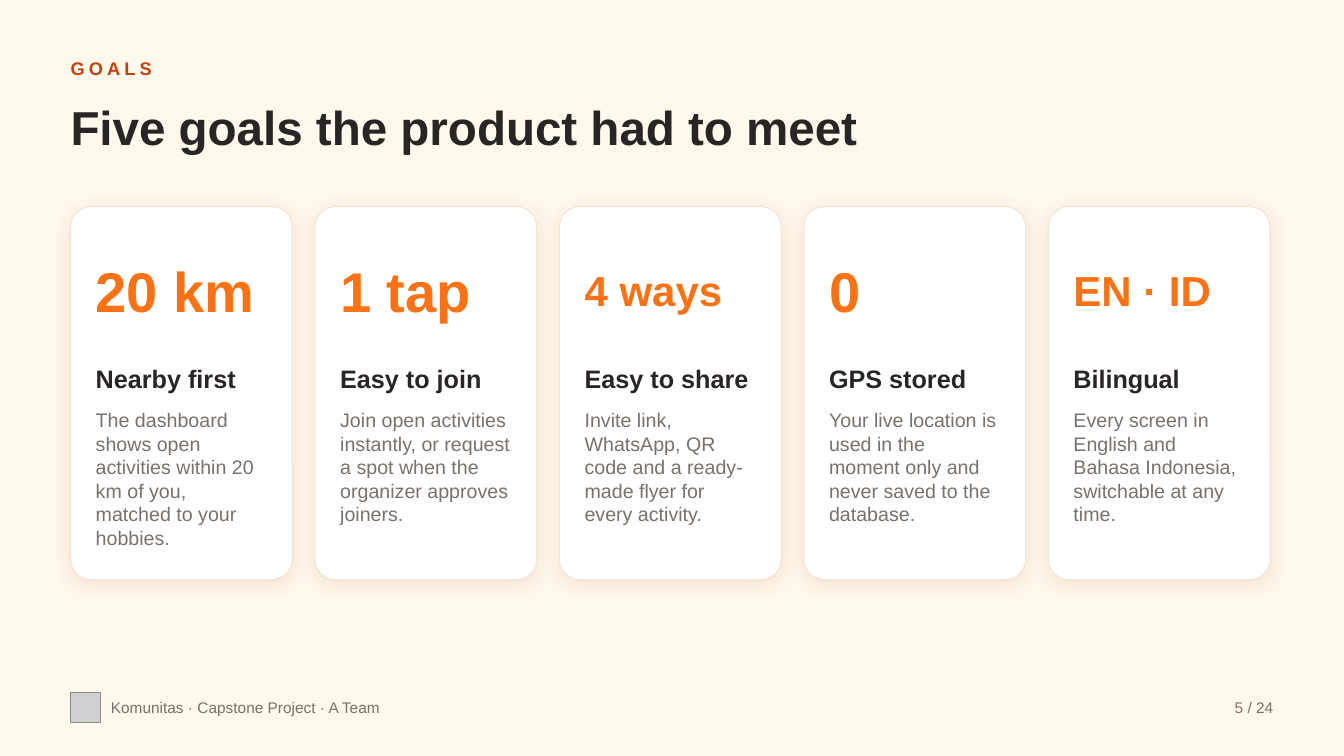
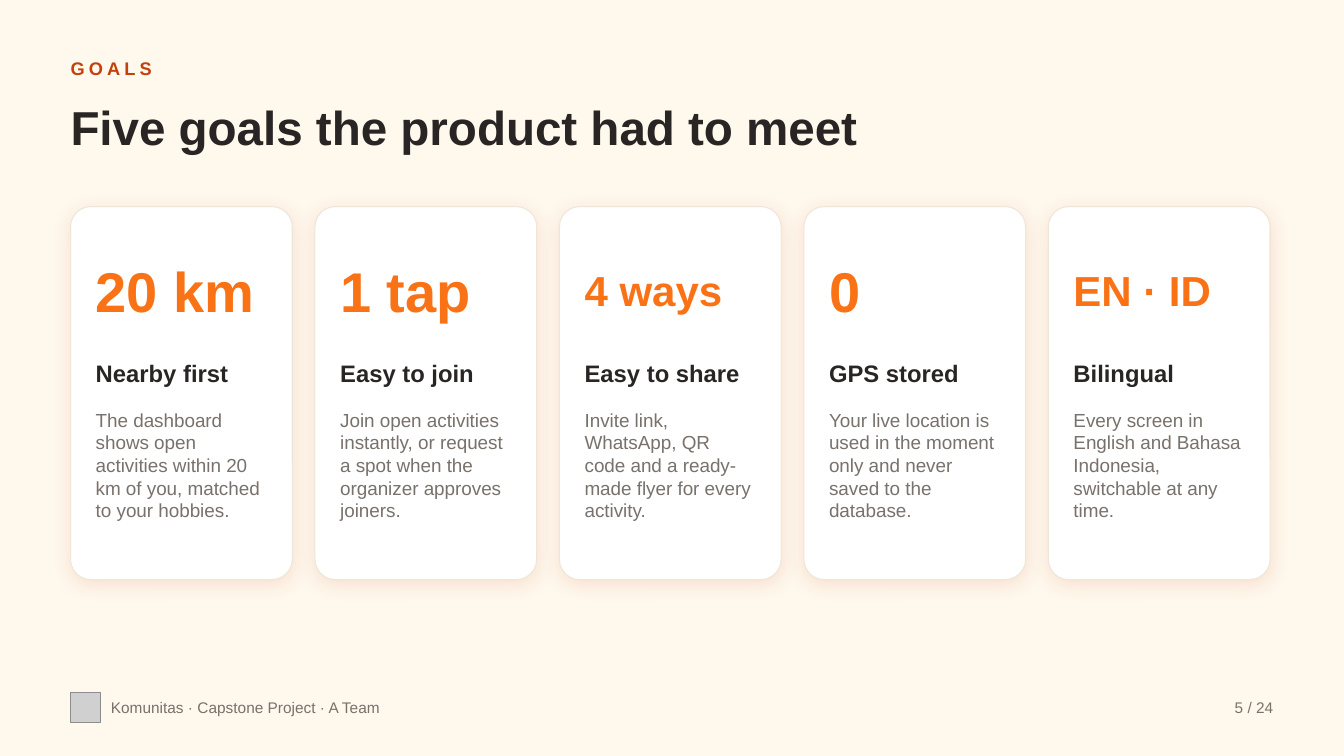
Before and after one commit to NebsPutra/Capstone-Dummy, a slide deck: slide 5 of flyer/komunitas-project-deck.pptx. Drawn at 1344x756 pixels with LibreOffice and Linux fonts; fonts in the diff are those of the drawing; grey boxes stand for pictures. Boxes give left, top, right and bottom in pixels: in the first picture for what was removed or moved away, otherwise in the second. Text is boxed around its words. In the diff, an @@ line names an element or a change of style, - is before the commit and + after.

```diff
--- a/flyer/komunitas-project-deck.pptx
+++ b/flyer/komunitas-project-deck.pptx
@@ size 18 to 17 pt in 5 elements at <box>96,364,228,387</box>, <box>340,364,473,387</box>, <box>585,364,740,387</box>, <box>829,364,959,383</box>, <box>1073,364,1174,387</box> @@
@@ size 14 to 13.5 pt in 5 elements at <box>96,413,260,521</box>, <box>340,413,503,521</box>, <box>585,413,751,521</box>, <box>829,413,994,517</box>, <box>1073,413,1241,517</box> @@
```
Also in this commit, not shown: 8 other slides changed, 4 other files.
